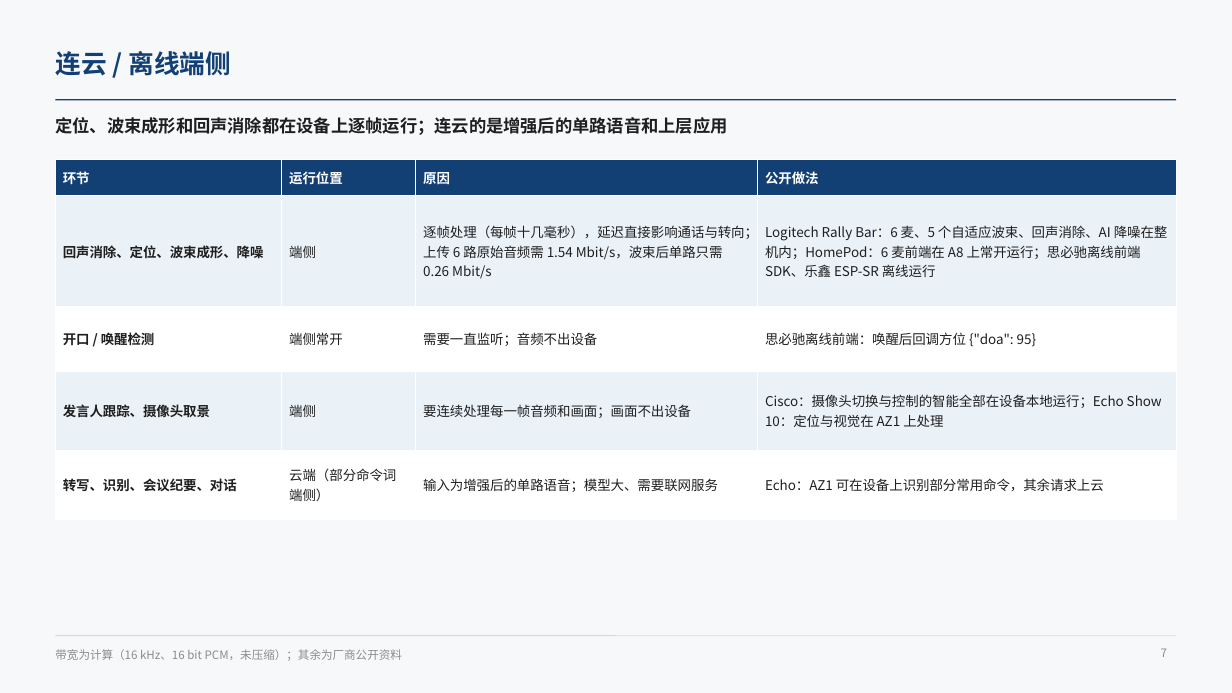
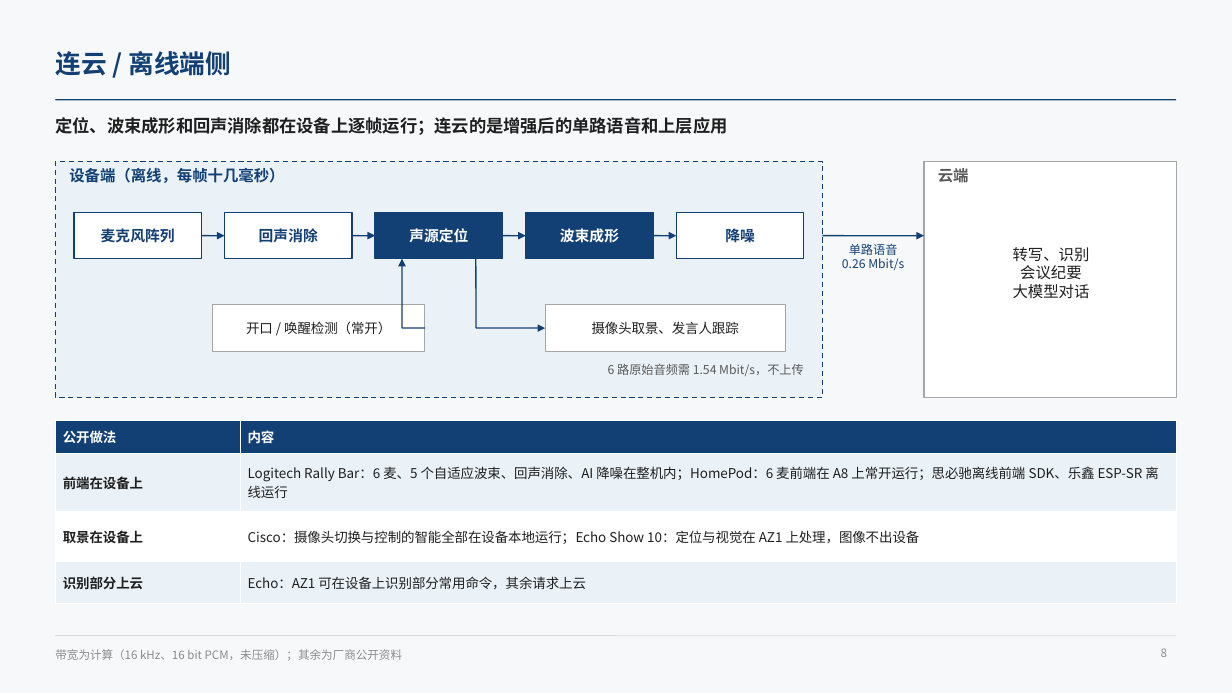
Before and after one commit to ZeroFoxxi/ssl-scene1, a slide deck: slide 8 of 01_场景一_摄像头声源定位/技术总结/声源定位与波束成形技术总结.pptx (slide 7 before the commit). Drawn at 1232x693 pixels with LibreOffice and Linux fonts; fonts in the diff are those of the drawing. Boxes give left, top, right and bottom in pixels: in the first picture for what was removed or moved away, otherwise in the second. Text is boxed around its words. In the diff, an @@ line names an element or a change of style, - is before the commit and + after.

```diff
--- a/01_场景一_摄像头声源定位/技术总结/声源定位与波束成形技术总结.pptx
+++ b/01_场景一_摄像头声源定位/技术总结/声源定位与波束成形技术总结.pptx
@@ table removed at [55, 159, 1177, 505], 5 rows, 4 columns @@
-环节 | 运行位置 | 原因 | 公开做法
-回声消除、定位、波束成形、降噪 | 端侧 | 逐帧处理（每帧十几毫秒），延迟直接影响通话与转向；上传 6 路原始音频需 1.54 Mbit/s，波束后单路只需 0.26 Mbit/s | Logitech Rally Bar：6 麦、5 个自适应波束、回声消除、AI 降噪在整机内；HomePod：6 麦前端在 A8 上常开运行；思必驰离线前端 SDK、乐鑫 ESP-SR 离线运行
-开口 / 唤醒检测 | 端侧常开 | 需要一直监听；音频不出设备 | 思必驰离线前端：唤醒后回调方位 {"doa": 95}
-发言人跟踪、摄像头取景 | 端侧 | 要连续处理每一帧音频和画面；画面不出设备 | Cisco：摄像头切换与控制的智能全部在设备本地运行；Echo Show 10：定位与视觉在 AZ1 上处理
-转写、识别、会议纪要、对话 | 云端（部分命令词端侧） | 输入为增强后的单路语音；模型大、需要联网服务 | Echo：AZ1 可在设备上识别部分常用命令，其余请求上云
@@ rectangle added at [55, 162, 823, 397], fill #EAF2F8, outline #134074 1 pt dashed @@
@@ text added at [69, 168, 284, 183], 12 pt, text #134074, bold @@
+设备端（离线，每帧十几毫秒）
@@ rectangle added at [924, 162, 1177, 397], fill #FFFFFF, outline #A6A6A6 1 pt @@
@@ text added at [938, 168, 969, 183], 12 pt, text #595959, bold @@
+云端
@@ rectangle added at [74, 213, 201, 259], fill #FFFFFF, outline #134074 1 pt @@
@@ text added at [101, 228, 175, 243], 11.5 pt, text #134074, bold @@
+麦克风阵列
@@ arrow added from (201, 236) to (225, 236), #134074 1 pt @@
@@ rectangle added at [225, 213, 352, 259], fill #FFFFFF, outline #134074 1 pt @@
@@ text added at [259, 228, 318, 242], 11.5 pt, text #134074, bold @@
+回声消除
@@ arrow added from (352, 236) to (375, 236), #134074 1 pt @@
@@ rectangle added at [375, 213, 503, 259], fill #134074, outline #134074 1 pt @@
@@ text added at [409, 228, 468, 243], 11.5 pt, text #FFFFFF, bold @@
+声源定位
@@ arrow added from (503, 236) to (526, 236), #134074 1 pt @@
@@ rectangle added at [526, 213, 653, 259], fill #134074, outline #134074 1 pt @@
@@ text added at [560, 228, 619, 242], 11.5 pt, text #FFFFFF, bold @@
+波束成形
@@ arrow added from (653, 236) to (677, 236), #134074 1 pt @@
@@ rectangle added at [677, 213, 804, 259], fill #FFFFFF, outline #134074 1 pt @@
@@ text added at [725, 226, 755, 245], 11.5 pt, text #134074, bold @@
+降噪
@@ arrow added from (823, 236) to (924, 236), #134074 1 pt @@
@@ arrow added from (402, 328) to (402, 259), #134074 1 pt @@
@@ line added from (476, 259) to (476, 328), #134074 1 pt @@
@@ text added at [842, 244, 904, 270], 9.5 pt, text #134074 @@
+单路语音
+0.26 Mbit/s
@@ text added at [1013, 247, 1090, 299], 12 pt, text #1F1F1F @@
+转写、识别
+会议纪要
+大模型对话
@@ rectangle added at [213, 305, 425, 351], fill #FFFFFF, outline #A6A6A6 0.75 pt @@
@@ text added at [246, 321, 391, 334], 10.5 pt, text #1F1F1F @@
+开口 / 唤醒检测（常开）
@@ line added from (425, 328) to (402, 328), #134074 1 pt @@
@@ arrow added from (476, 328) to (545, 328), #134074 1 pt @@
@@ rectangle added at [545, 305, 786, 351], fill #FFFFFF, outline #A6A6A6 0.75 pt @@
@@ text added at [592, 321, 739, 334], 10.5 pt, text #1F1F1F @@
+摄像头取景、发言人跟踪
@@ text added at [608, 364, 804, 376], 9.5 pt, text #595959 @@
+6 路原始音频需 1.54 Mbit/s，不上传
@@ table added at [55, 421, 1177, 593], 4 rows, 2 columns @@
+公开做法 | 内容
+前端在设备上 | Logitech Rally Bar：6 麦、5 个自适应波束、回声消除、AI 降噪在整机内；HomePod：6 麦前端在 A8 上常开运行；思必驰离线前端 SDK、乐鑫 ESP-SR 离线运行
+取景在设备上 | Cisco：摄像头切换与控制的智能全部在设备本地运行；Echo Show 10：定位与视觉在 AZ1 上处理，图像不出设备
+识别部分上云 | Echo：AZ1 可在设备上识别部分常用命令，其余请求上云
@@ page number at [1161, 648, 1167, 657]: text changed @@
-7
+8
```
Also in this commit, not shown: 2 other slides changed, 1 slide added, 9 other files.
